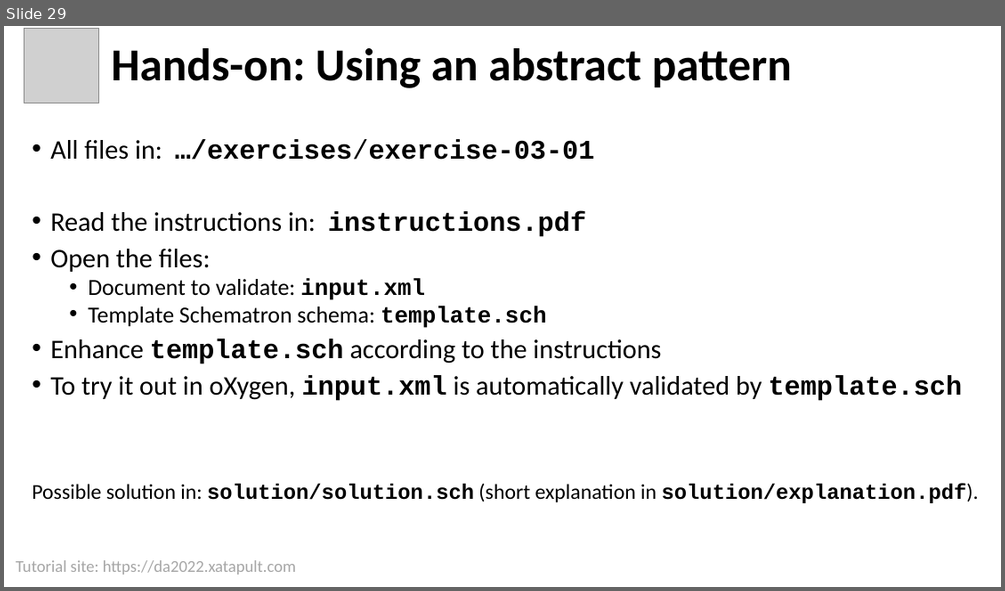
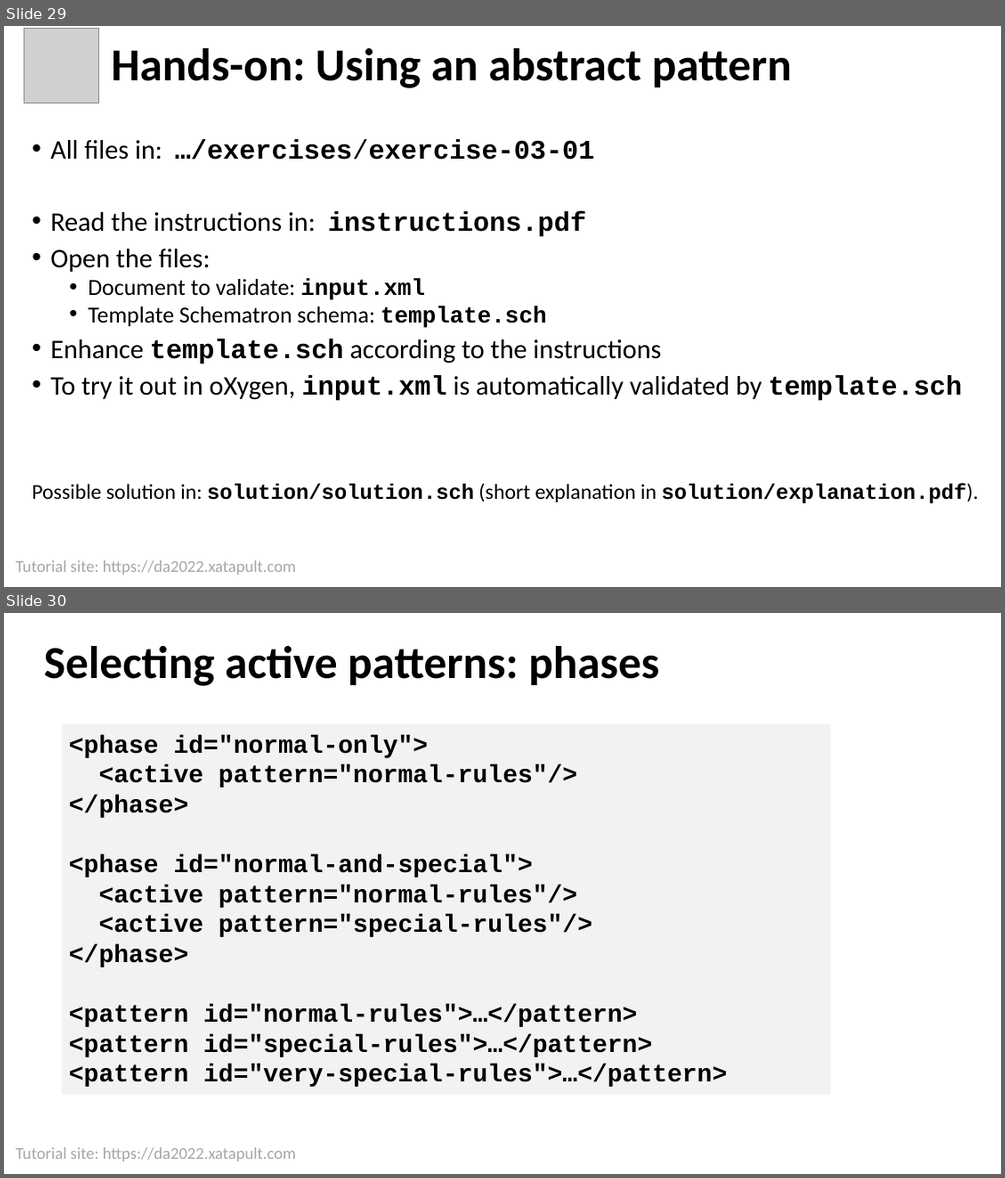
Before and after one commit to xatapult/da-2022-schematron, a slide deck: presentation/Schematron Tutorial DA 2022.pptx. Shown one above the other, each under a label of ours: slide 29 before the commit, slides 29 and 30 after it. The pictures are 1005x591 and 1005x1178 pixels, drawn with LibreOffice and Linux fonts; fonts in the diff are those of the drawing; grey boxes stand for pictures; background and template pictures are left out. Boxes give left, top, right and bottom in pixels: in the first picture for what was removed or moved away, otherwise in the second. Text is boxed around its words. In the diff, an @@ line names an element or a change of style, - is before the commit and + after.

```diff
--- a/presentation/Schematron Tutorial DA 2022.pptx
+++ b/presentation/Schematron Tutorial DA 2022.pptx
@@ slide 30 added at [4, 613, 1001, 1174], background #FFFFFF; not listed: 1 template element that a slide beside it also shows @@
@@ title added at [44, 646, 659, 686], 44 pt, text #000000, bold @@
+Selecting active patterns: phases
@@ rectangle added at [62, 724, 831, 1094], fill #F2F2F2, 24 pt, text #000000, bold @@
+<phase id="normal-only">
+<active pattern="normal-rules"/>
+</phase>
+<phase id="normal-and-special">
+<active pattern="normal-rules"/>
+<active pattern="special-rules"/>
+</phase>
+<pattern id="normal-rules">…</pattern>
+<pattern id="special-rules">…</pattern>
+<pattern id="very-special-rules">…</pattern>
```
Also in this commit, not shown: 6 slides changed, 4 other slides added, 32 other files.
